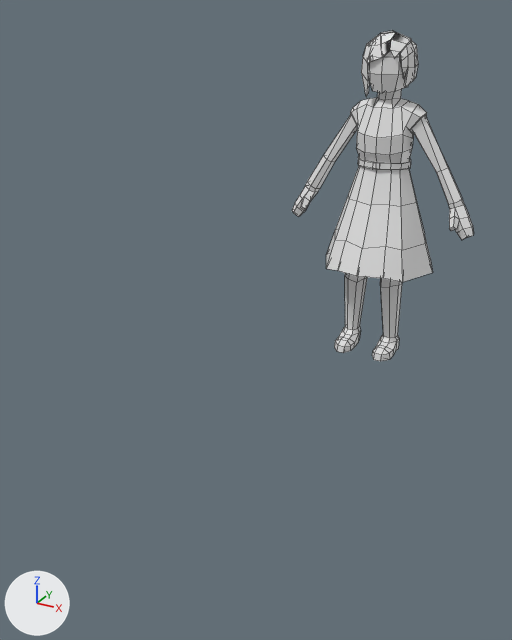
One commit to the FBX model 3DCharacter_Models/Roomie.fbx: the scene before it, then after it.
Camera for both pictures: a camera (50 mm lens) standing at (3.39, -4.45, 4.88) and looking at (-0.36, 2.37, 1.47). The axes (+X, +Y, +Z) are drawn at lower left. The lights are the same throughout. Mesh edges are drawn as thin lines. Where no turn or scale is listed for an object, it has been applied to the vertices.
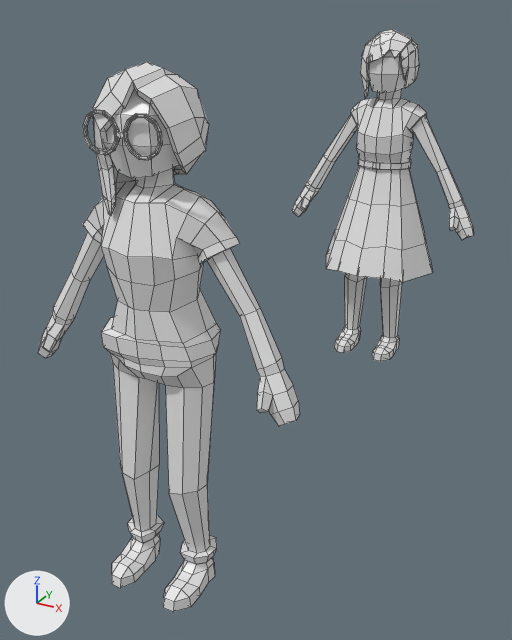
Pixel boxes (x1, y1, x2, y2) of what changed, in the pictures (512 x 640 px; the box of a moved part takes in the faces that stretch with it):
'Cube', added
    after: (38, 62, 300, 612)
part 1 of me_cube_001, moved or reshaped
    before: (361, 30, 418, 97)
    after: (360, 30, 419, 98)

The change in detail:
me_cube_001 is used by ob_cube_001; location (0.0, 5.54, 2.65).
me_cube_001 had 568 vertices, 582 faces and spanned x -1.42..1.42, y -0.82..0.85, z -2.75..1.95.
me_cube_001 now has 568 vertices, 582 faces and spans x -1.42..1.42, y -0.82..0.85, z -2.75..1.96.
Part 1, on me_cube_001:
1 vertex is removed from x -0.15, y -0.29, z 1.65.
47 faces are deleted.
21 vertices in x -0.24..0.26, y -0.33..-0.23, z 1.54..1.85 move by (0.0, -0.01, 0.0).
9 vertices in x 0.21..0.32, y -0.17..0.12, z 1.7..1.85 move by (0.01, 0.0, 0.01).
7 vertices in x 0.22..0.33, y -0.28..-0.2, z 1.5..1.7 move by (0.01, -0.01, 0.0).
6 vertices in x -0.17..0.26, y -0.06..0.24, z 1.79..1.95 move by (0.0, 0.0, 0.01).
6 vertices in x -0.29..-0.05, y -0.25..0.19, z 1.74..1.89 move by (-0.01, 0.0, 0.01).
6 vertices in x -0.03..0.19, y 0.22..0.37, z 1.55..1.89 move by (0.0, 0.01, 0.0).
85 vertices move from x -0.4..0.36, y -0.33..0.4, z 1.1..1.93 to x -0.41..0.37, y -0.35..0.41, z 1.08..1.94.
1 vertex is added at (-0.15, -0.31, 1.65).
47 new faces join them.
Mesh me_cube is new.
It has 994 vertices, 1006 faces and spans x -1.36..1.36, y -0.53..0.46, z -2.75..1.96.
It uses material mat_material (white #e7e7e7).
Object 'Cube' (ob_cube) is new; it shows me_cube.
Its location is (0.0, 0.0, 2.55).
